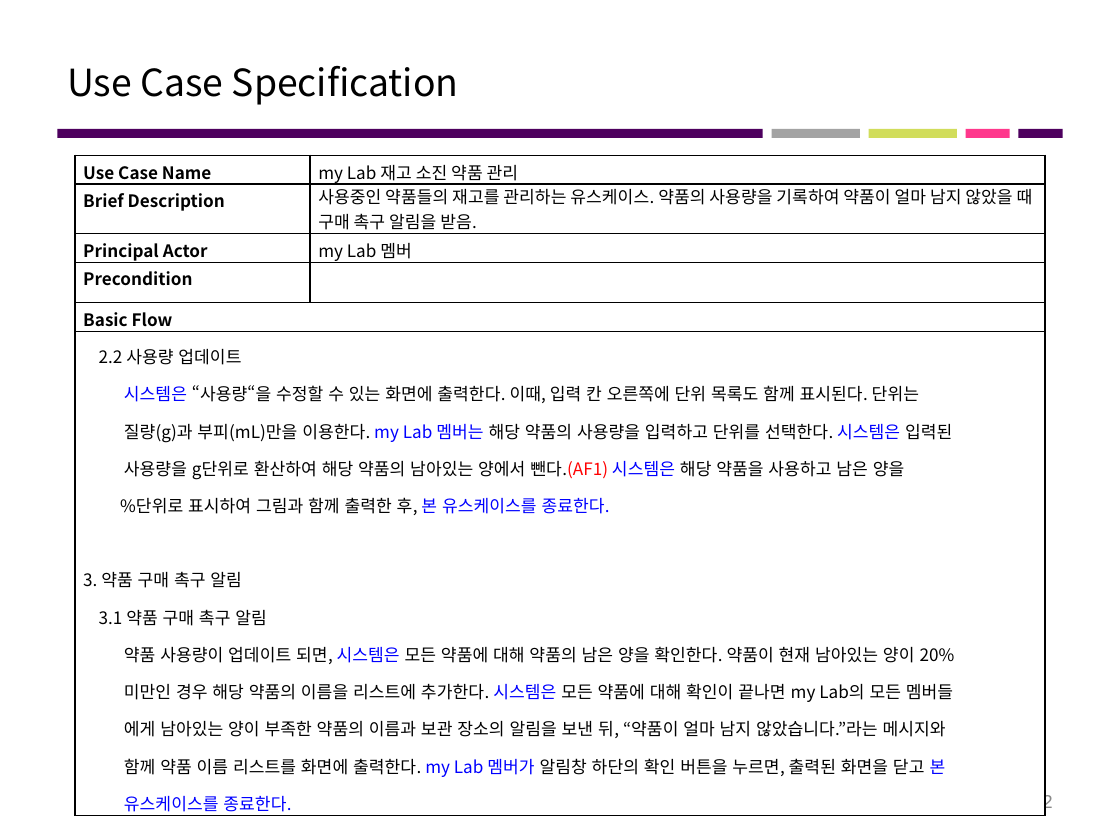
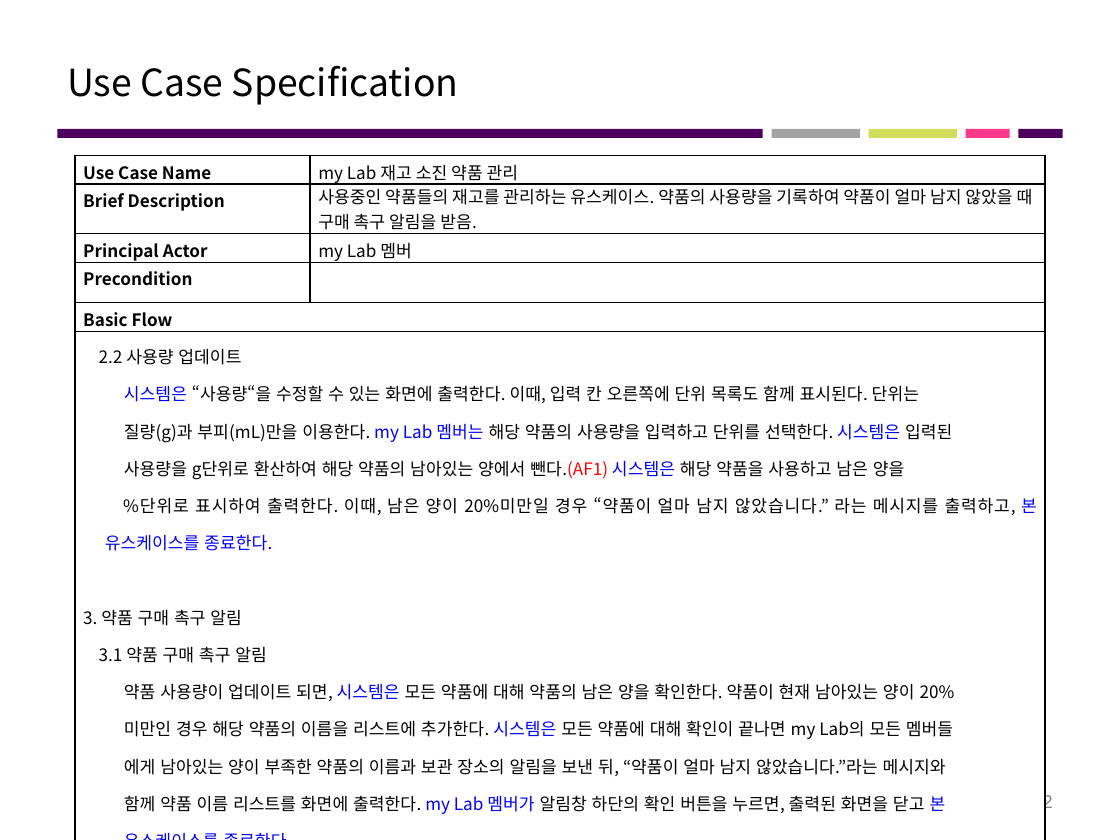
Before and after one commit to jisukim97/ChemicalManagementApplication, a slide deck: slide 2 of Document/4_수정중/Software Requirements Specification 재고소진약품관리.pptx. Drawn at 1120x840 pixels with LibreOffice and Linux fonts; fonts in the diff are those of the drawing. Boxes give left, top, right and bottom in pixels: in the first picture for what was removed or moved away, otherwise in the second. Text is boxed around its words. In the diff, an @@ line names an element or a change of style, - is before the commit and + after.

```diff
--- a/Document/4_수정중/Software Requirements Specification 재고소진약품관리.pptx
+++ b/Document/4_수정중/Software Requirements Specification 재고소진약품관리.pptx
@@ table at [75, 156, 1045, 818] @@
-row 6, column 1: 2.2 사용량 업데이트 / 시스템은 “사용량“을 수정할 수 있는 화면에 출력한다. 이때, 입력 칸 오른쪽에 단위 목록도 함께 표시된다. 단위는 / 질량(g)과 부피(mL)만을 이용한다. my Lab 멤버는 해당 약품의 사용량을 입력하고 단위를 선택한다. 시스템은 입력된 / 사용량을 g단위로 환산하여 해당 약품의 남아있는 양에서 뺀다.(AF1) 시스템은 해당 약품을 사용하고 남은 양을 / %단위로 표시하여 그림과 함께 출력한 후, 본 유스케이스를 종료한다. / 3. 약품 구매 촉구 알림 / 3.1 약품 구매 촉구 알림 / 약품 사용량이 업데이트 되면, 시스템은 모든 약품에 대해 약품의 남은 양을 확인한다. 약품이 현재 남아있는 양이 20% / 미만인 경우 해당 약품의 이름을 리스트에 추가한다. 시스템은 모든 약품에 대해 확인이 끝나면 my Lab의 모든 멤버들 / 에게 남아있는 양이 부족한 약품의 이름과 보관 장소의 알림을 보낸 뒤, “약품이 얼마 남지 않았습니다.”라는 메시지와 / 함께 약품 이름 리스트를 화면에 출력한다. my Lab 멤버가 알림창 하단의 확인 버튼을 누르면, 출력된 화면을 닫고 본 / 유스케이스를 종료한다.
+row 6, column 1: 2.2 사용량 업데이트 / 시스템은 “사용량“을 수정할 수 있는 화면에 출력한다. 이때, 입력 칸 오른쪽에 단위 목록도 함께 표시된다. 단위는 / 질량(g)과 부피(mL)만을 이용한다. my Lab 멤버는 해당 약품의 사용량을 입력하고 단위를 선택한다. 시스템은 입력된 / 사용량을 g단위로 환산하여 해당 약품의 남아있는 양에서 뺀다.(AF1) 시스템은 해당 약품을 사용하고 남은 양을 / %단위로 표시하여 출력한다. 이때, 남은 양이 20%미만일 경우 “약품이 얼마 남지 않았습니다.” 라는 메시지를 출력하고, 본 유스케이스를 종료한다. / 3. 약품 구매 촉구 알림 / 3.1 약품 구매 촉구 알림 / 약품 사용량이 업데이트 되면, 시스템은 모든 약품에 대해 약품의 남은 양을 확인한다. 약품이 현재 남아있는 양이 20% / 미만인 경우 해당 약품의 이름을 리스트에 추가한다. 시스템은 모든 약품에 대해 확인이 끝나면 my Lab의 모든 멤버들 / 에게 남아있는 양이 부족한 약품의 이름과 보관 장소의 알림을 보낸 뒤, “약품이 얼마 남지 않았습니다.”라는 메시지와 / 함께 약품 이름 리스트를 화면에 출력한다. my Lab 멤버가 알림창 하단의 확인 버튼을 누르면, 출력된 화면을 닫고 본 / 유스케이스를 종료한다.
```
Also in this commit, not shown: 3 other files.
